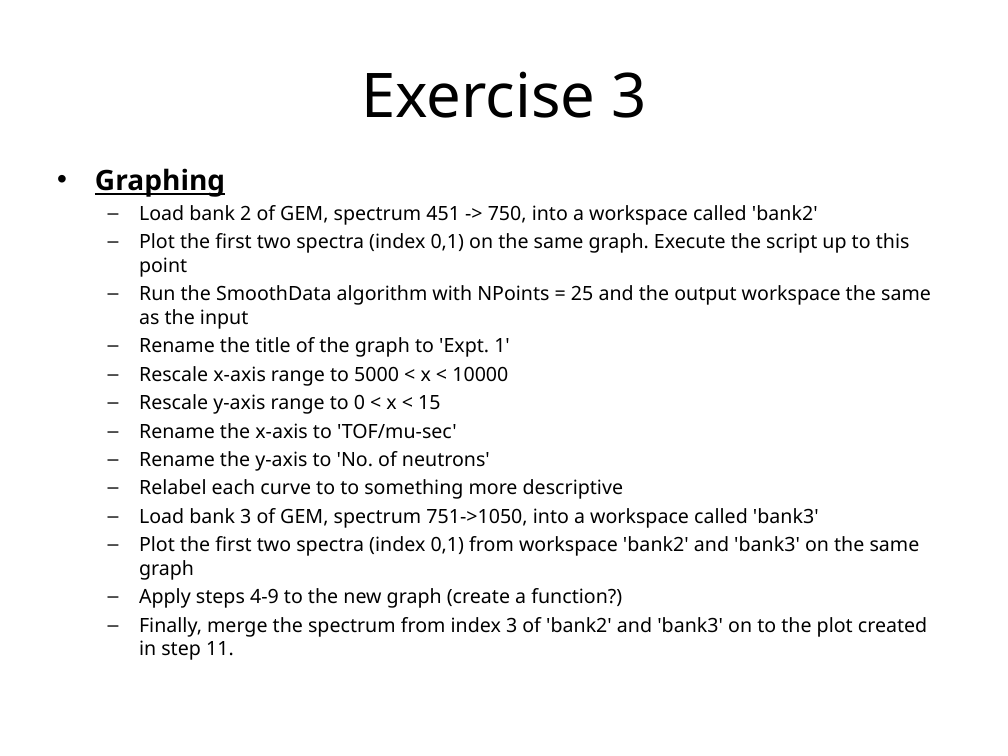
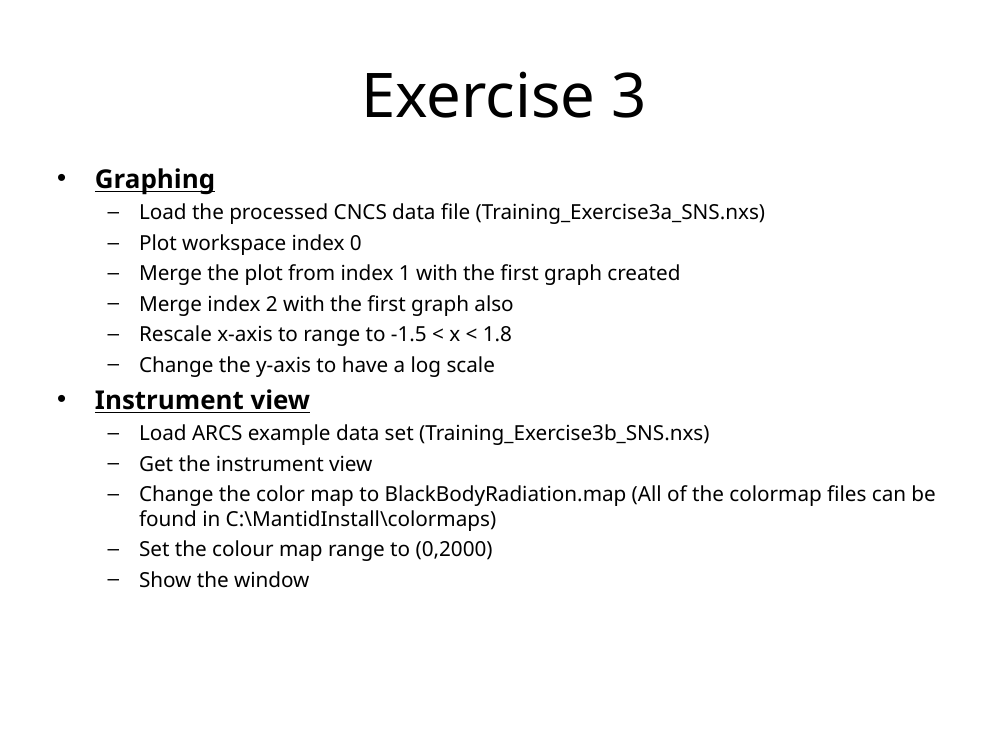
Before and after one commit to mantidproject/documents, a slide deck: slide 24 of Presentations/Python training course/Python in Mantid - SNS.ppt. Drawn at 1008x756 pixels with LibreOffice and Linux fonts; fonts in the diff are those of the drawing; background and template pictures are left out. Boxes give left, top, right and bottom in pixels: in the first picture for what was removed or moved away, otherwise in the second. Text is boxed around its words. In the diff, an @@ line names an element or a change of style, - is before the commit and + after.

Commit message:
update to the exercises

```diff
--- a/Presentations/Python training course/Python in Mantid - SNS.ppt
+++ b/Presentations/Python training course/Python in Mantid - SNS.ppt
@@ text at bbox=[95, 168, 215, 195]: size 20 to 18.5 pt in "Graphing" @@
@@ text at bbox=[95, 203, 935, 588]: text changed; size 14 to 14.8 pt @@
-  – Load bank 2 of GEM, spectrum 451 -> 750, into a workspace called 'bank2'
-  – Plot the first two spectra (index 0,1) on the same graph. Execute the script up to this point
-  – Run the SmoothData algorithm with NPoints = 25 and the output workspace the same as the input
-  – Rename the title of the graph to 'Expt. 1'
-  – Rescale x-axis range to 5000 < x < 10000
-  – Rescale y-axis range to 0 < x < 15
-  – Rename the x-axis to 'TOF/mu-sec'
-  – Rename the y-axis to 'No. of neutrons'
-  – Relabel each curve to to something more descriptive
-  – Load bank 3 of GEM, spectrum 751->1050, into a workspace called 'bank3'
-  – Plot the first two spectra (index 0,1) from workspace 'bank2' and 'bank3' on the same graph
-  – Apply steps 4-9 to the new graph (create a function?)
-  – Finally, merge the spectrum from index 3 of 'bank2' and 'bank3' on to the plot created in step 11.
+  – Load the processed CNCS data file (Training_Exercise3a_SNS.nxs)
+  – Plot workspace index 0
+  – Merge the plot from index 1 with the first graph created
+  – Merge index 2 with the first graph also
+  – Rescale x-axis to range to -1.5 < x < 1.8
+  – Change the y-axis to have a log scale
+• Instrument view
+  – Load ARCS example data set (Training_Exercise3b_SNS.nxs)
+  – Get the instrument view
+  – Change the color map to BlackBodyRadiation.map (All of the colormap files can be found in C:\MantidInstall\colormaps)
+  – Set the colour map range to (0,2000)
+  – Show the window
```
Also in this commit, not shown: 5 other slides changed, 1 slide removed, 1 other file.
